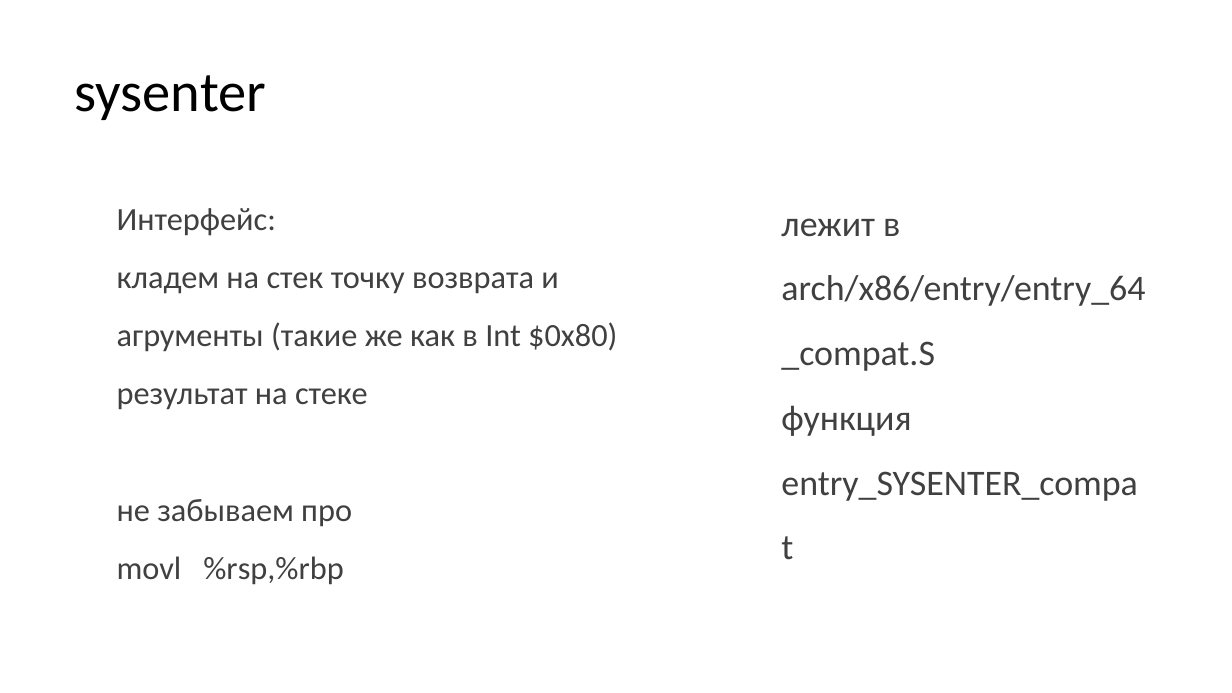
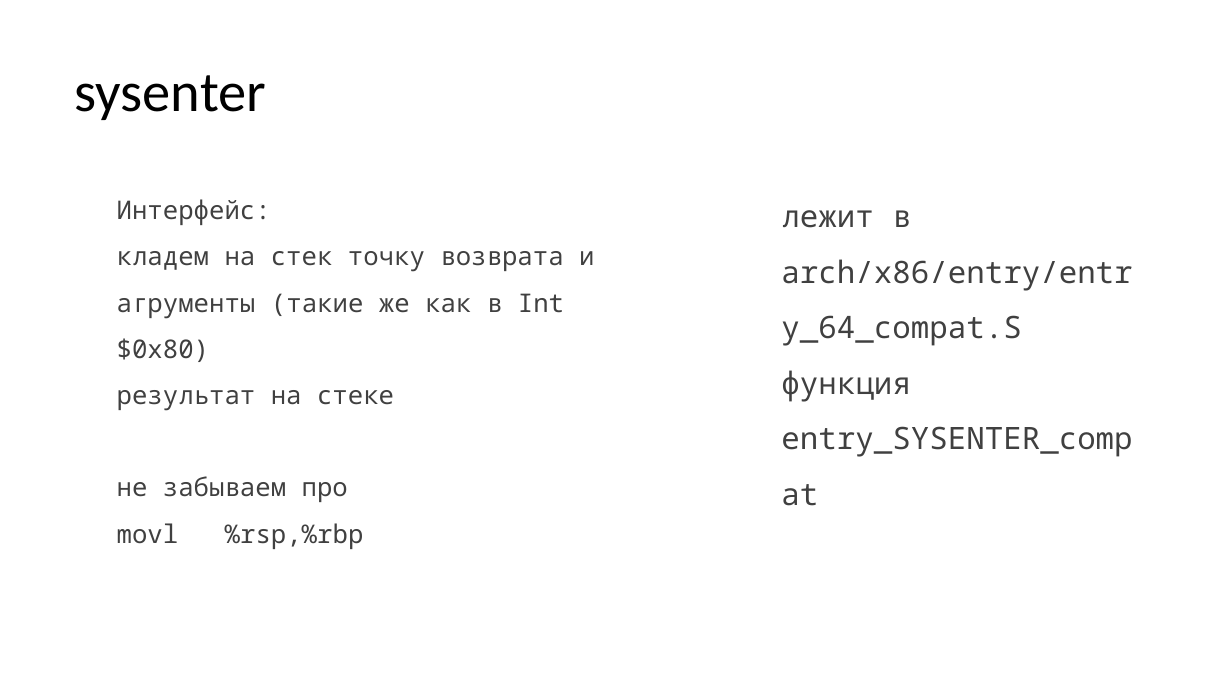
Before and after one commit to w1jtoo/assembler-syscall-paper, a slide deck: slide 8 of Выполнение системных вызовов в 64.pptx. Drawn at 1232x693 pixels with LibreOffice and Linux fonts; fonts in the diff are those of the drawing. Boxes give left, top, right and bottom in pixels: in the first picture for what was removed or moved away, otherwise in the second. Text is boxed around its words. In the diff, an @@ line names an element or a change of style, - is before the commit and + after.

```diff
--- a/Выполнение системных вызовов в 64.pptx
+++ b/Выполнение системных вызовов в 64.pptx
@@ text "Интерфейс: кладем на стек точку ..." at (x1=117, y1=199, x2=594, y2=549): size 25.2 to 20 pt, font Calibri to Noto Sans Mono @@
@@ text "лежит в arch/x86/entry/entry_64_compat.S функция entry_SYSEN ..." at (x1=781, y1=210, x2=1132, y2=457): size 28 to 24 pt, font Calibri to Noto Sans Mono @@
```
Also in this commit, not shown: 7 other slides changed, 2 other files.
